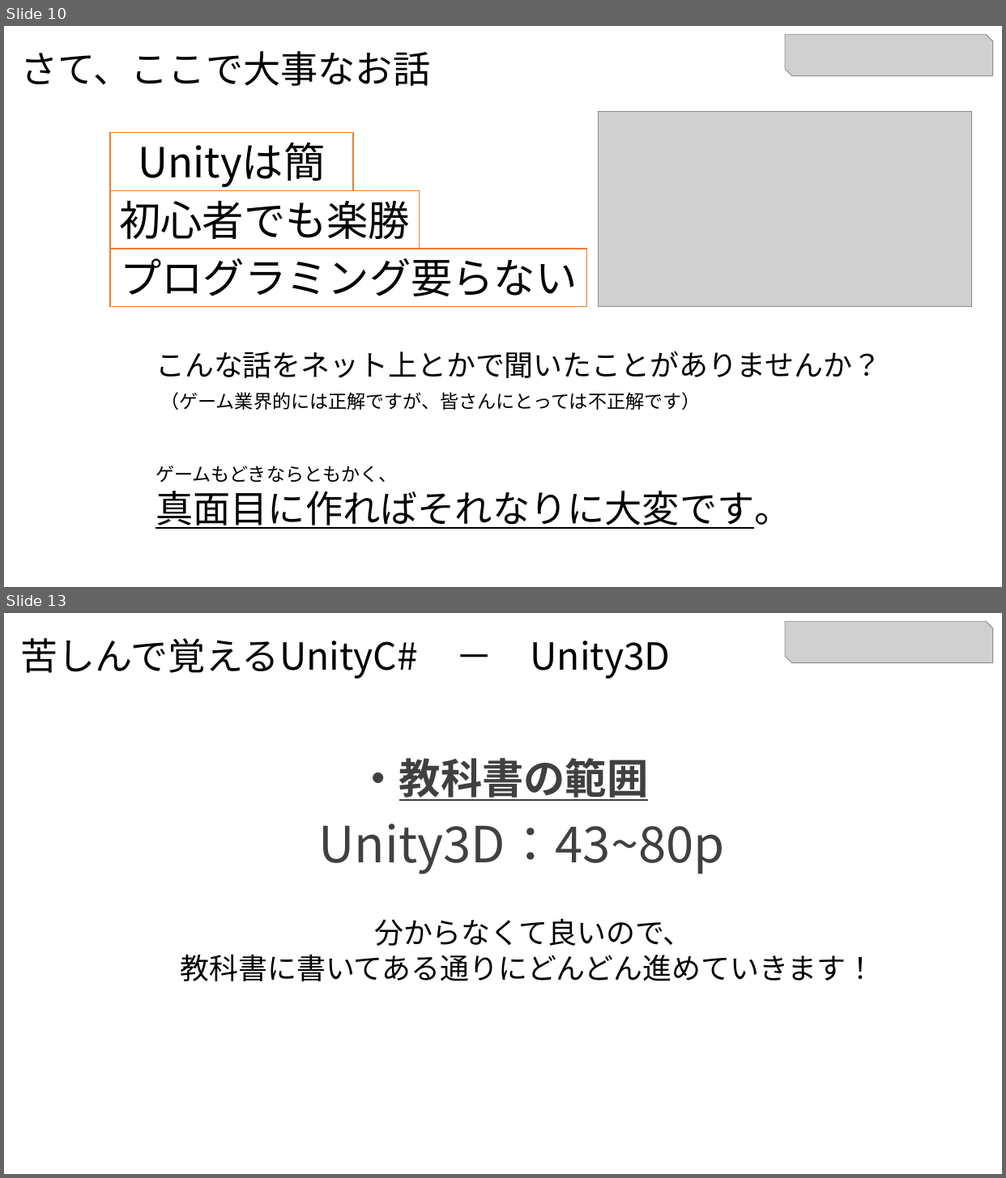
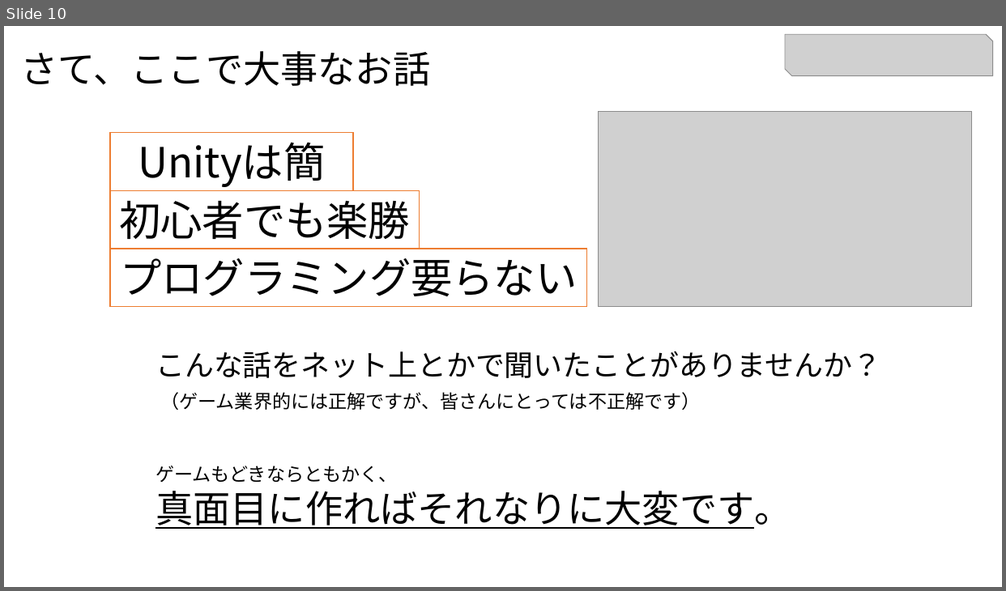
Before and after one commit to kaneganai/GameEngine1, a slide deck: Ge1_2_UnityとC#.pptx. Shown one above the other, each under a label of ours: slides 10 and 13 before the commit, slide 10 after it; the slides between them are not shown. The pictures are 1006x1178 and 1006x591 pixels, drawn with LibreOffice and Linux fonts; fonts in the diff are those of the drawing; grey boxes stand for pictures. Boxes give left, top, right and bottom in pixels: in the first picture for what was removed or moved away, otherwise in the second. Text is boxed around its words. In the diff, an @@ line names an element or a change of style, - is before the commit and + after.

```diff
--- a/Ge1_2_UnityとC#.pptx
+++ b/Ge1_2_UnityとC#.pptx
@@ slide 13 removed at box(4, 613, 1002, 1174), background #FFFFFF @@
@@ picture removed at box(785, 621, 993, 663) @@
@@ text removed at box(20, 638, 671, 679) @@
-苦しんで覚えるUnityC# － Unity3D
@@ text removed at box(318, 758, 724, 875) @@
-・教科書の範囲
-Unity3D：43~80p
@@ text removed at box(181, 918, 876, 982) @@
-分からなくて良いので、
-教科書に書いてある通りにどんどん進めていきます！
```
Also in this commit, not shown: 2 slides changed, 2 other slides removed, 1 other file.
